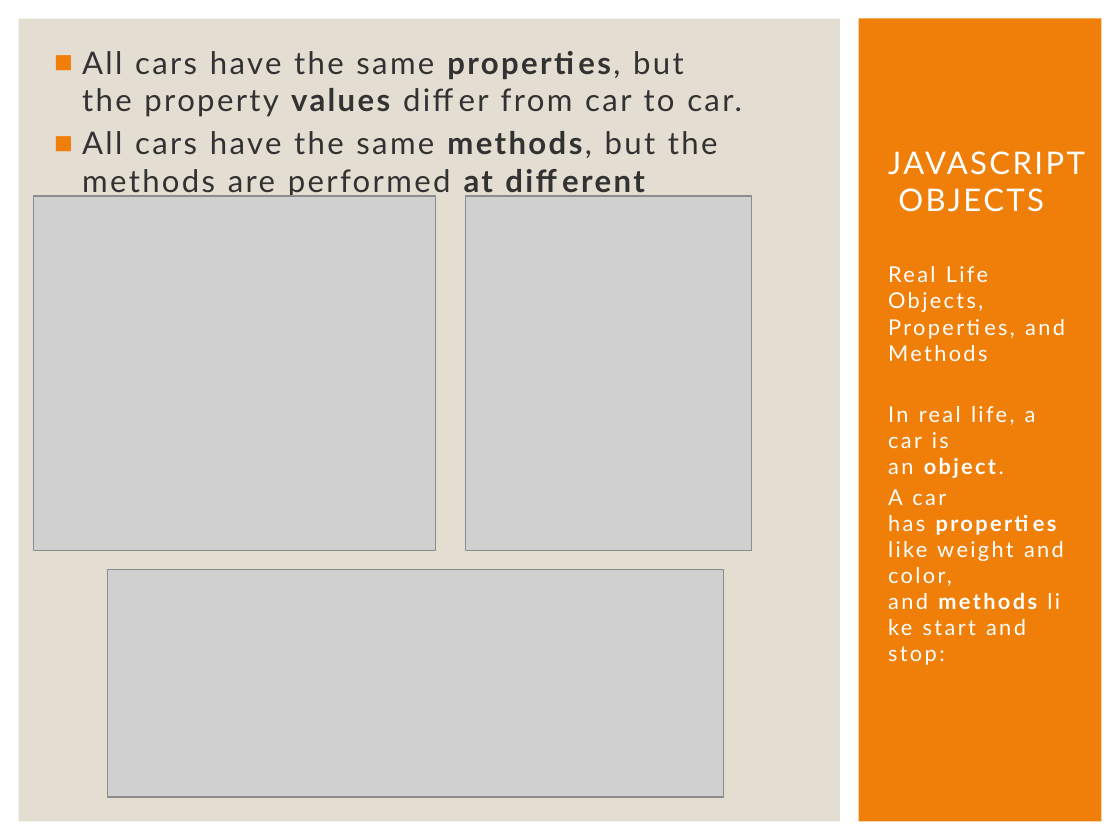
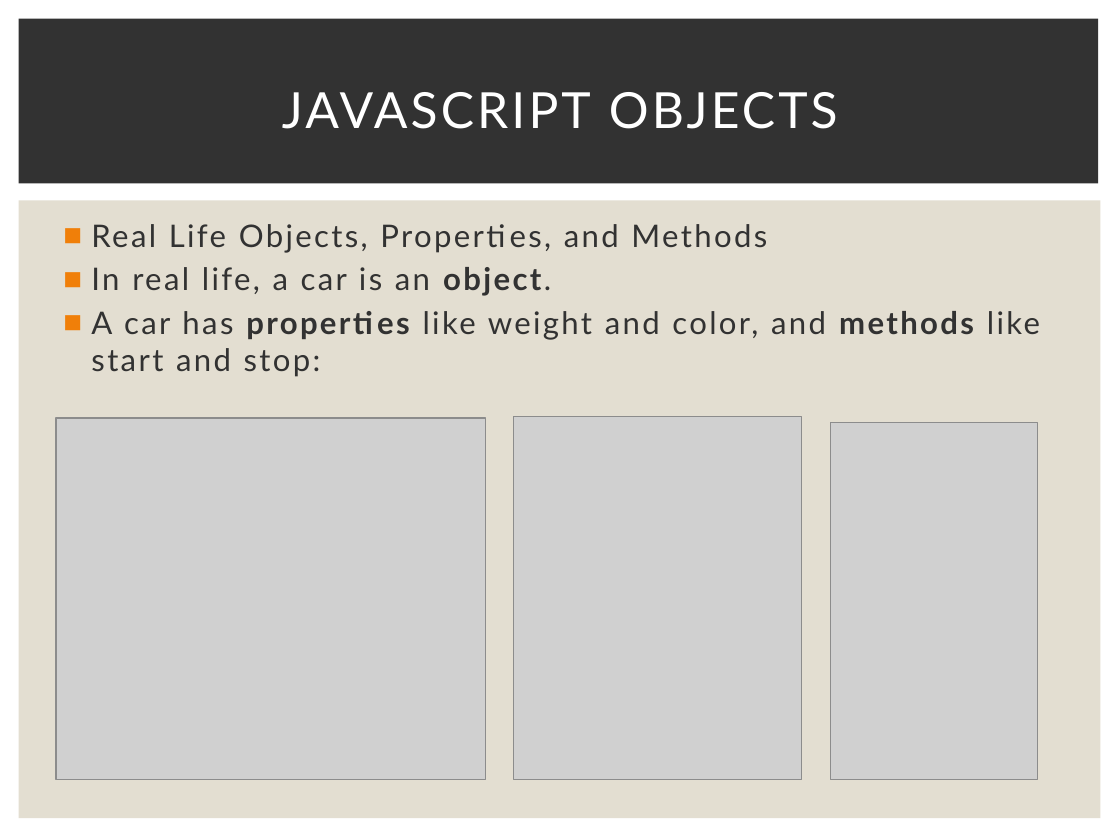
Before and after one commit to Karamihova/Fundamentals-JS, a slide deck: slide 33 of Programming Prep.pptx (slide 32 before the commit). Drawn at 1120x840 pixels with LibreOffice and Linux fonts; fonts in the diff are those of the drawing; grey boxes stand for pictures. Boxes give left, top, right and bottom in pixels: in the first picture for what was removed or moved away, otherwise in the second. Text is boxed around its words. In the diff, an @@ line names an element or a change of style, - is before the commit and + after.

Commit message:
Study JS objects

```diff
--- a/Programming Prep.pptx
+++ b/Programming Prep.pptx
@@ background #E3DED1 to #FFFFFF @@
@@ rectangle removed at (0,0,1120,840) @@
@@ rectangle added at (19,19,1099,184), fill #323232 @@
@@ rectangle removed at (859,19,1102,822) @@
@@ title "JAVASCRIPT OBJECTS": place and size @@
-title "JAVASCRIPT OBJECTS" at (888,151,1085,212)
+title "JAVASCRIPT OBJECTS" at (282,92,838,129)
@@ title "JAVASCRIPT OBJECTS" at (282,92,838,129): size 20 to 32 pt, letter spacing 1.5 to 2 pt; alignment left to centre; vertical alignment bottom to middle @@
@@ text removed at (82,51,742,198) @@
-■ All cars have the same properties, but the property values differ from car to car.
-■ All cars have the same methods, but the methods are performed at different times.
@@ rectangle: place and size @@
-rectangle at (19,19,840,822)
+rectangle at (19,200,1101,819)
@@ picture removed at (34,196,435,551) @@
@@ picture removed at (466,196,752,551) @@
@@ text "Real Life Objects, Properties, and ...": place and size @@
-text "Real Life Objects, Properties, and ..." at (888,406,1037,665)
+text "Real Life Objects, Properties, and ..." at (91,224,1040,377)
@@ text "Real Life Objects, Properties, and ..." at (91,224,1040,377): size 14 to 20 pt, text colour #FFFFFF to #323232; bullet none to ■; more space between paragraphs @@
@@ picture added at (56,418,485,780) @@
@@ picture added at (513,417,801,780) @@
@@ picture added at (831,422,1037,780) @@
@@ picture removed at (108,569,724,796) @@
```
Also in this commit, not shown: 4 other slides changed, 6 slides added, 1 other file.
